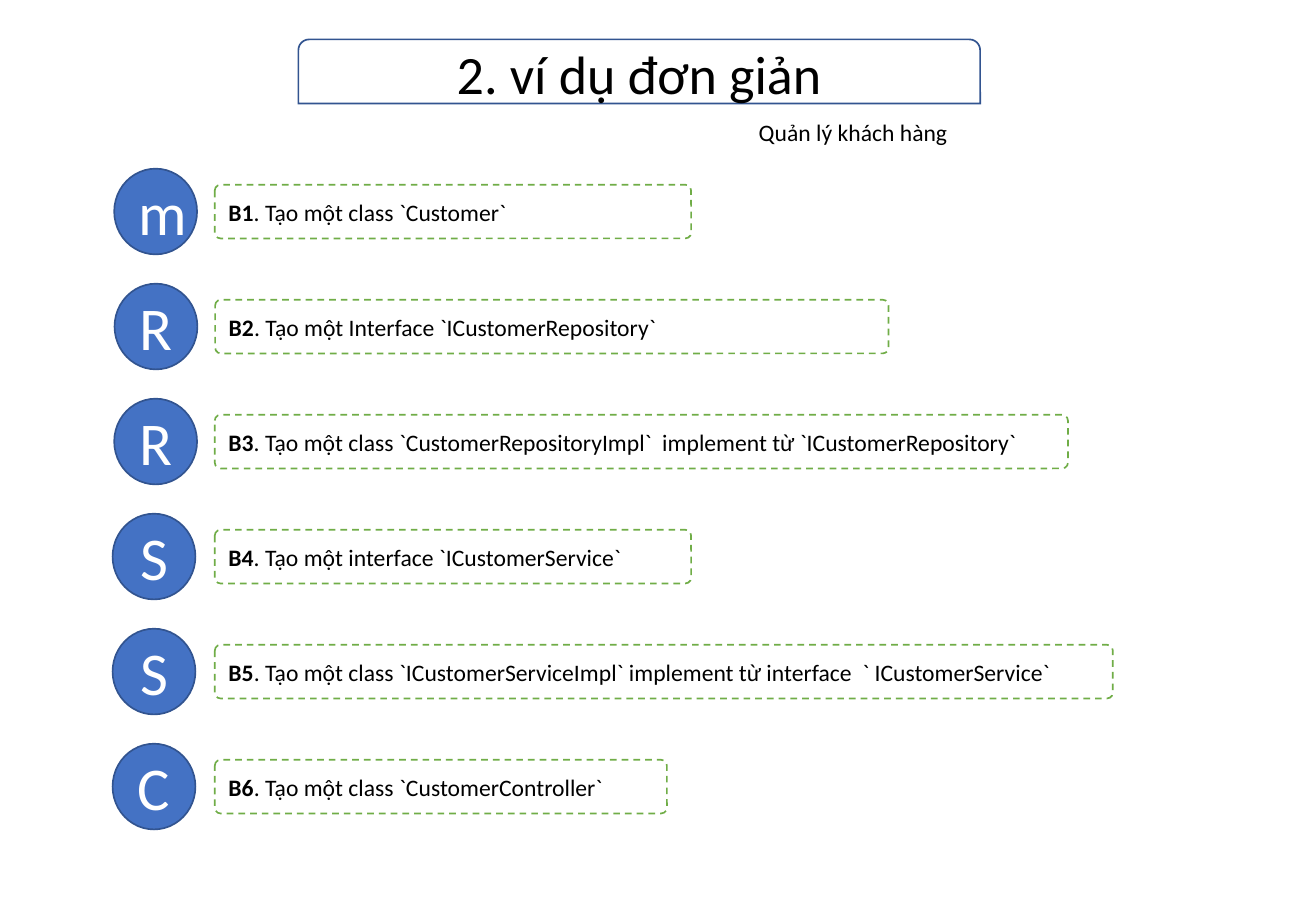
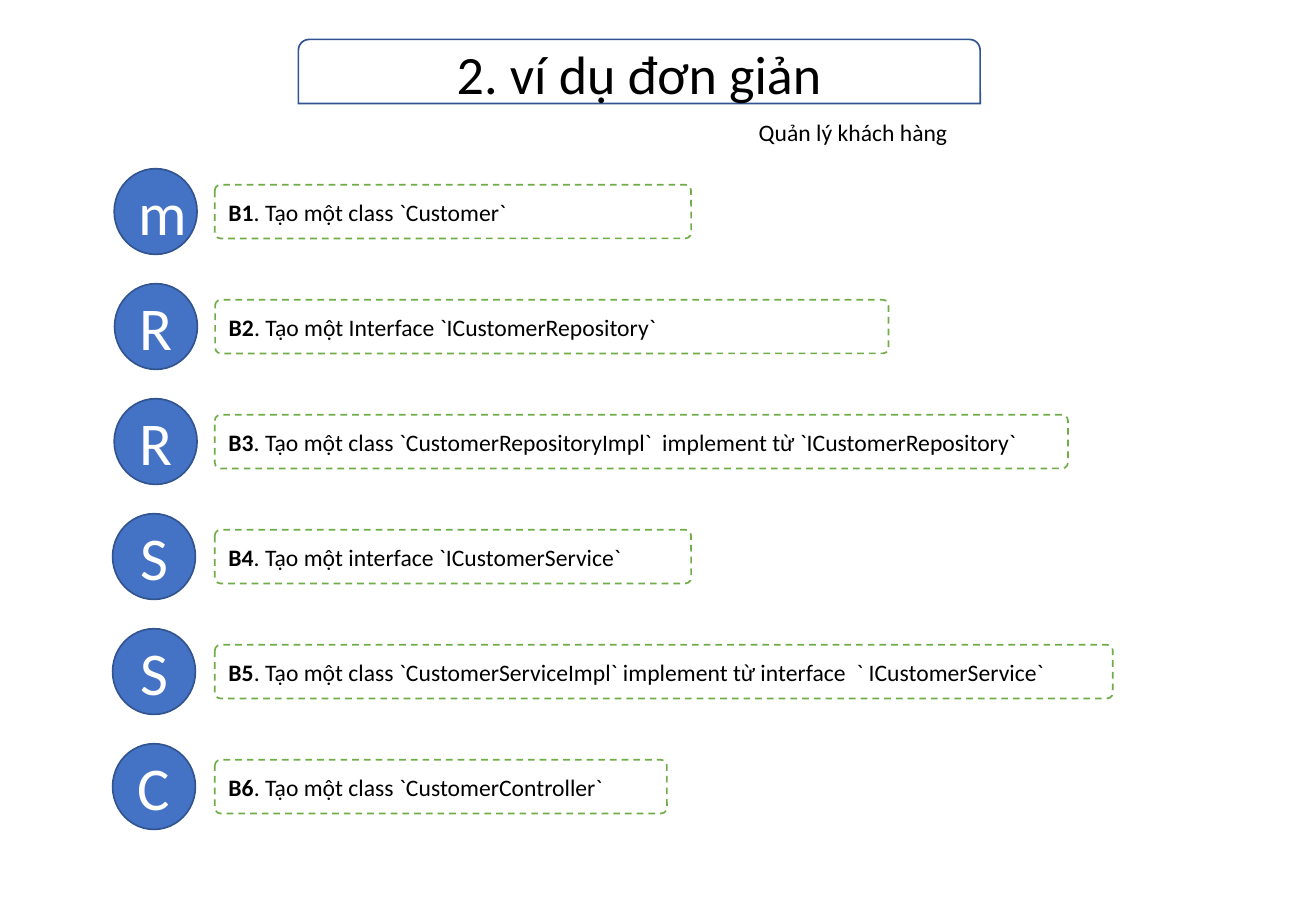
Before and after one commit to thanhviet05x1d/c0523g1_nguyen_thanh_viet_module2, a slide deck: slide 8 of src/ss04_lop_doi_tuong_java/ve UML.pptx. Drawn at 1316x911 pixels with LibreOffice and Linux fonts; fonts in the diff are those of the drawing. Boxes give left, top, right and bottom in pixels: in the first picture for what was removed or moved away, otherwise in the second. Text is boxed around its words. In the diff, an @@ line names an element or a change of style, - is before the commit and + after.

```diff
--- a/src/ss04_lop_doi_tuong_java/ve UML.pptx
+++ b/src/ss04_lop_doi_tuong_java/ve UML.pptx
@@ text in rounded rectangle at (228,664,1044,685): text changed @@
-B5. Tạo một class `ICustomerServiceImpl` implement từ interface ` ICustomerService`
+B5. Tạo một class `CustomerServiceImpl` implement từ interface ` ICustomerService`
```
Also in this commit, not shown: 6 other files.
